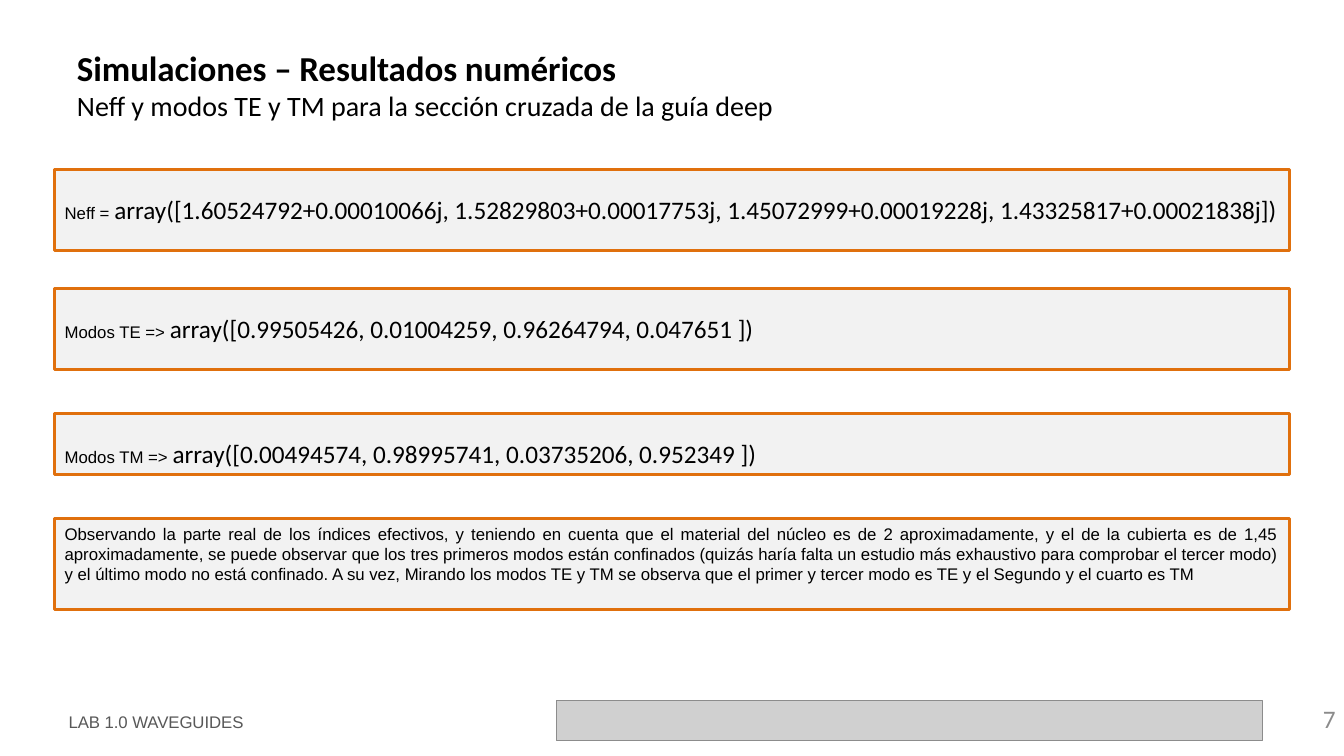
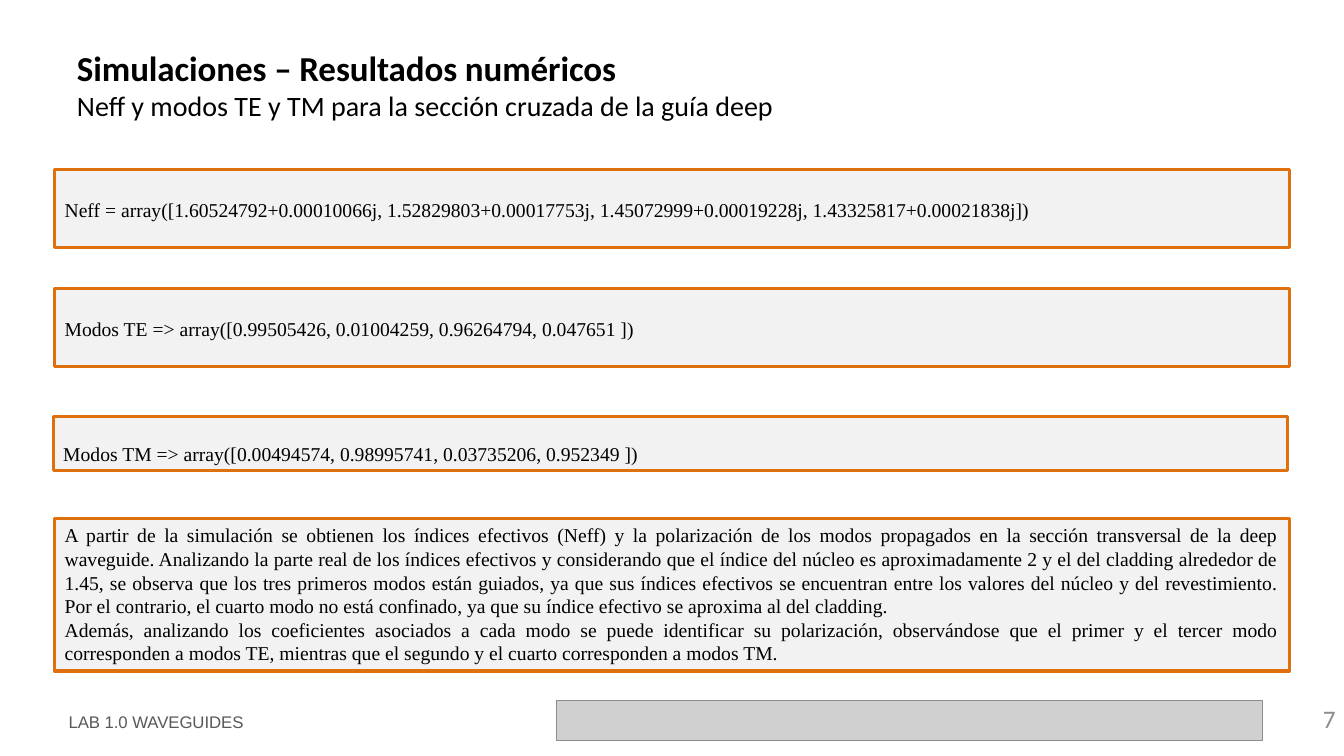
Before and after one commit to miiraandaa/cifoin-lab1, a slide deck: slide 7 of LabBook_10.pptx. Drawn at 1344x756 pixels with LibreOffice and Linux fonts; fonts in the diff are those of the drawing; grey boxes stand for pictures; background and template pictures are left out. Boxes give left, top, right and bottom in pixels: in the first picture for what was removed or moved away, otherwise in the second. Text is boxed around its words. In the diff, an @@ line names an element or a change of style, - is before the commit and + after.

```diff
--- a/LabBook_10.pptx
+++ b/LabBook_10.pptx
@@ rectangle "Neff = array([1.60524792+0.00010066j, 1.52829803+0.00017753j ...": place and size @@
-rectangle "Neff = array([1.60524792+0.00010066j, 1.52829803+0.00017753j ..." at bbox=[54, 169, 1290, 251]
+rectangle "Neff = array([1.60524792+0.00010066j, 1.52829803+0.00017753j ..." at bbox=[54, 169, 1290, 247]
@@ rectangle "Neff = array([1.60524792+0.00010066j, 1.52829803+0.00017753j ..." at bbox=[54, 169, 1290, 247]: size 12 to 14 pt, font Arial to Times New Roman in "Neff ="; size 18 to 14 pt, font Calibri to Times New Roman @@
@@ rectangle "Modos TE => array([0.99505426, 0.01004259, ...": place and size @@
-rectangle "Modos TE => array([0.99505426, 0.01004259, ..." at bbox=[54, 288, 1290, 370]
+rectangle "Modos TE => array([0.99505426, 0.01004259, ..." at bbox=[54, 288, 1290, 366]
@@ rectangle "Modos TE => array([0.99505426, 0.01004259, ..." at bbox=[54, 288, 1290, 366]: size 12 to 14 pt, font Arial to Times New Roman in "Modos TE =>"; size 18 to 14 pt, font Calibri to Times New Roman in "array([0.99505426, 0.01004259, 0.96264794, 0.047651 ])" @@
@@ rectangle "Modos TM => array([0.00494574, 0.98995741, ...": place and size @@
-rectangle "Modos TM => array([0.00494574, 0.98995741, ..." at bbox=[54, 413, 1290, 475]
+rectangle "Modos TM => array([0.00494574, 0.98995741, ..." at bbox=[53, 416, 1289, 471]
@@ rectangle "Modos TM => array([0.00494574, 0.98995741, ..." at bbox=[53, 416, 1289, 471]: size 12 to 14 pt, font Arial to Times New Roman in "Modos TM =>"; size 18 to 14 pt, font Calibri to Times New Roman in "array([0.00494574, 0.98995741, 0.03735206, 0.952349 ])" @@
@@ rectangle "A partir de la simulación ...": place and size @@
-rectangle "A partir de la simulación ..." at bbox=[54, 518, 1290, 610]
+rectangle "A partir de la simulación ..." at bbox=[54, 518, 1290, 670]
@@ text in rectangle at bbox=[65, 528, 1277, 665]: text changed; size 12 to 14 pt; font Arial to Times New Roman @@
-Observando la parte real de los índices efectivos, y teniendo en cuenta que el material del núcleo es de 2 aproximadamente, y el de la cubierta es de 1,45 aproximadamente, se puede observar que los tres primeros modos están confinados (quizás haría falta un estudio más exhaustivo para comprobar el tercer modo) y el último modo no está confinado. A su vez, Mirando los modos TE y TM se observa que el primer y tercer modo es TE y el Segundo y el cuarto es TM
+A partir de la simulación se obtienen los índices efectivos (Neff) y la polarización de los modos propagados en la sección transversal de la deep waveguide. Analizando la parte real de los índices efectivos y considerando que el índice del núcleo es aproximadamente 2 y el del cladding alrededor de 1.45, se observa que los tres primeros modos están guiados, ya que sus índices efectivos se encuentran entre los valores del núcleo y del revestimiento. Por el contrario, el cuarto modo no está confinado, ya que su índice efectivo se aproxima al del cladding.
+Además, analizando los coeficientes asociados a cada modo se puede identificar su polarización, observándose que el primer y el tercer modo corresponden a modos TE, mientras que el segundo y el cuarto corresponden a modos TM.
```
Also in this commit, not shown: 8 other slides changed, 6 slides added, 1 slide removed, 2 other files.
